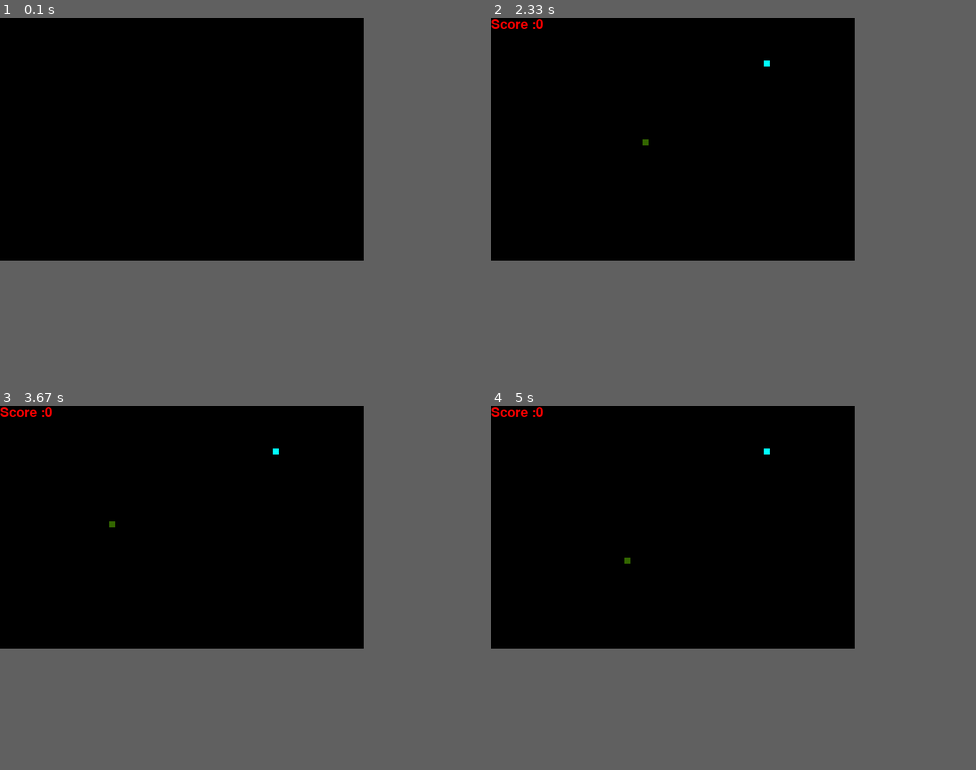
Above: before the commit, frames 1-4 (two rows, left to right).
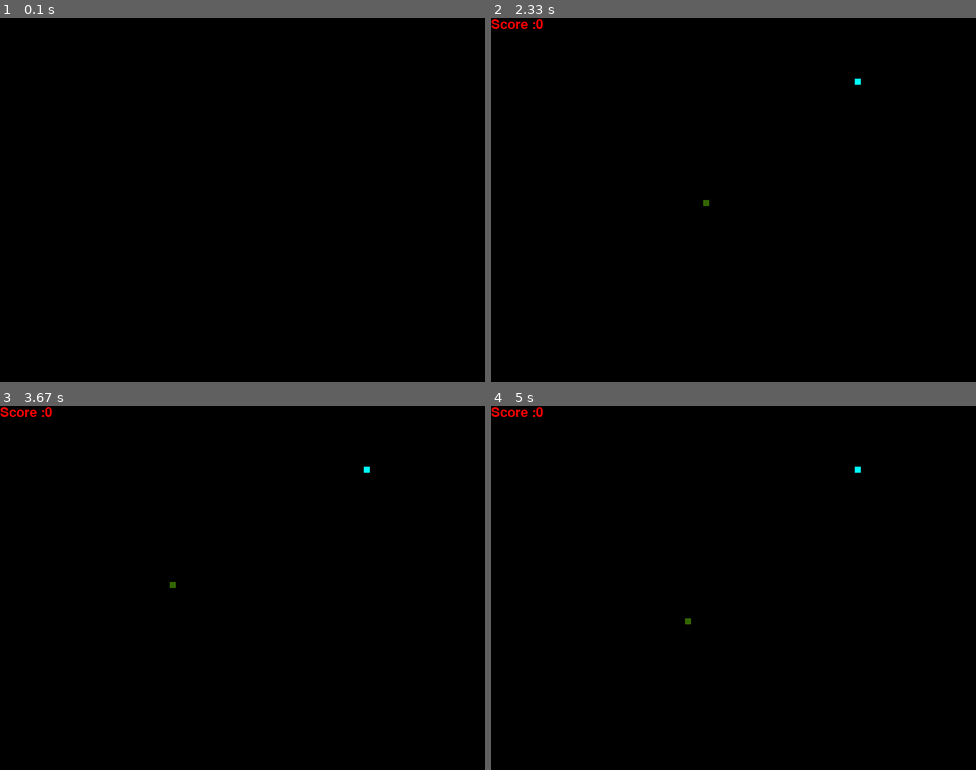
Above: after the commit, the same moments.

Repository: samarthboraste/snakegame-using-pygame
Game: pygame game, started from snake.py
Two runs of this game, one before a commit and one after it. Both use one fixed random seed, a clock stepped at 60 frames per second and the inputs below.
Inputs:
- Up to frame 1 (0.1 s): no input
- Up to frame 2 (2.33 s): hold Left from 1.83 s (still down)
- Up to frame 3 (3.67 s): release Left at 2.37 s; hold Down 2.4-2.7 s; hold Left 2.73-3.13 s; hold Up 3.17-3.53 s; hold Right from 3.57 s (still down)
- Up to frame 4 (5 s): release Right at 4.2 s; hold Down 4.23-4.6 s; hold Left from 4.63 s (still down)
In our replay, the window is 600x400 before the commit and 800x600 after it. These sizes can differ from the game's own. Grey fills any space a smaller window leaves; there, only what the larger window draws over its background counts as a difference.

The runs differ from the first frame. In frame 1, only the window size differs. In frame 2, less than 0.1% of the frame differs, in the area x 31-77%, y 11-52%; in frame 3, less than 0.1%; in frame 4, less than 0.1%.

Commit message:
second commit

Diff:
--- a/snake.py
+++ b/snake.py
@@ -10,8 +10,8 @@
 green=(51,102,0)
 yellow=(0,255,255)
 
-win_width=600
-win_height=400
+win_width=800
+win_height=600
 window= pygame.display.set_mode((win_width,win_height))
 pygame.display.set_caption("Snake Game")
 time.sleep(2)
@@ -57,7 +57,7 @@
     while not gameOver:
         while gameClose == True:
             window.fill(black)
-            message("You Lost !! press p to play the game and q to exit")
+            message("You Lost !! press p to play the game or q to exit")
             user_score(snake_length-1)
             pygame.display.update()
 
